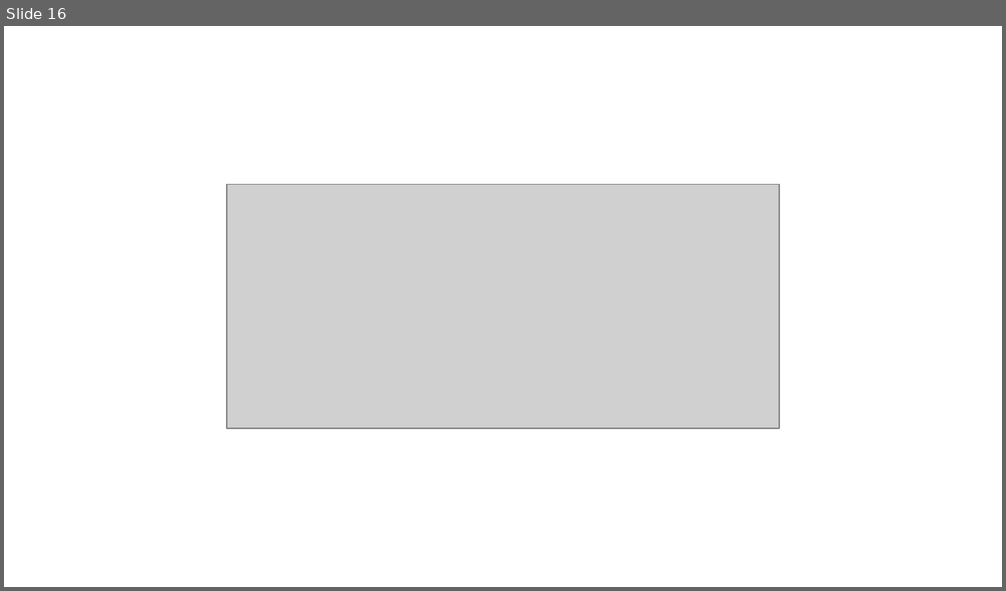
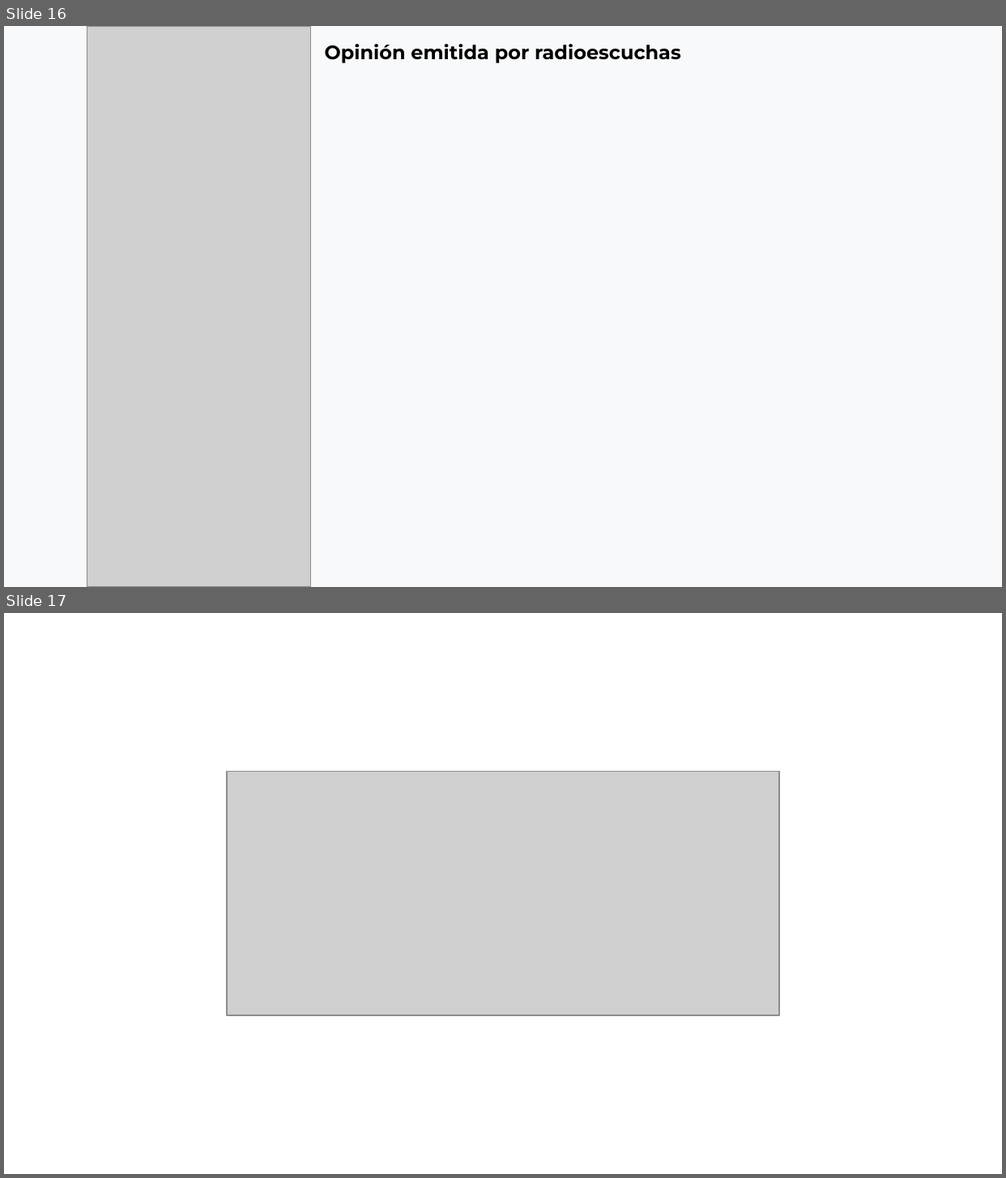
Before and after one commit to thelonious9/Reporteportadas, a slide deck: Reporte 020926.pptx. Shown one above the other, each under a label of ours: slide 16 before the commit, slides 16 and 17 after it. The pictures are 1006x591 and 1006x1178 pixels, drawn with LibreOffice and Linux fonts; fonts in the diff are those of the drawing; grey boxes stand for pictures; background and template pictures are left out. Boxes give left, top, right and bottom in pixels: in the first picture for what was removed or moved away, otherwise in the second. Text is boxed around its words. In the diff, an @@ line names an element or a change of style, - is before the commit and + after.

```diff
--- a/Reporte 020926.pptx
+++ b/Reporte 020926.pptx
@@ slide 16 added at (4,26,1002,587), background #F8F9FA @@
@@ picture added at (87,26,310,587) @@
@@ text added at (325,44,681,63), 14 pt, text #000000, bold @@
+Opinión emitida por radioescuchas
@@ what was slide 16 is now slide 17 @@
```
Also in this commit, not shown: 5 slides changed, 2 other files.
